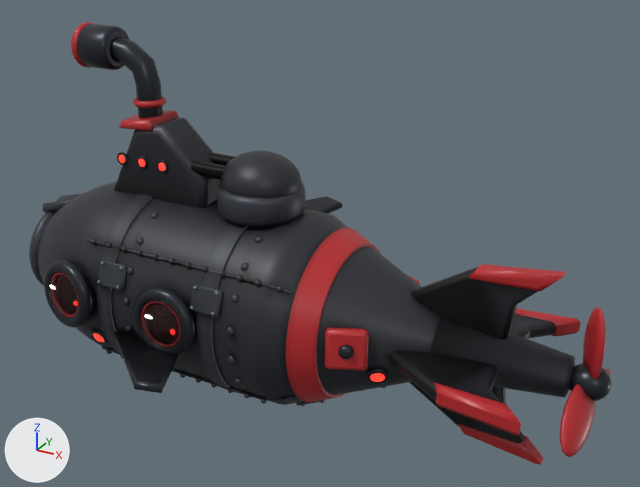
The glTF model models-src/enemy_gunner.glb, before and after one commit.
Before and after are seen from a 50 mm lens placed at (3.24, -4.76, 2.9), pointed at (0.57, 0.1, 0.47). Arrows for +X, +Y and +Z are at lower left; the lights stay in place. The first picture is the older version. Where no turn or scale is listed for an object, it has been applied to the vertices. Vertices at exactly the same position are counted once.

The first picture shows 'enemy_gunner_body', 'propeller', 'side_detail', 'turret_guns_mesh'.
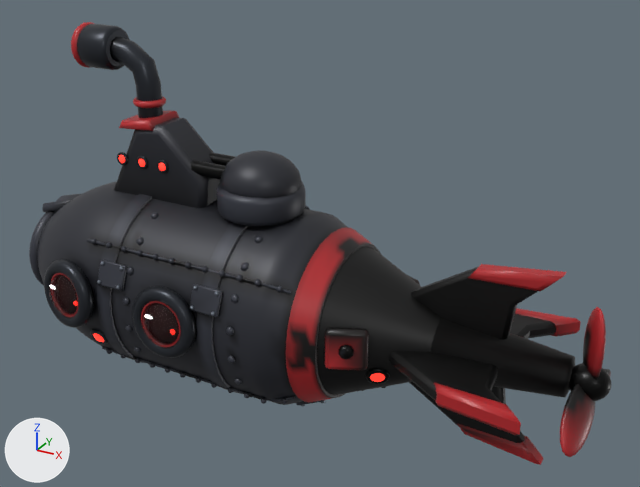
Commit message: Remove the side hydroplanes from the enemy subs

Boxes [x1, y1, x2, y2] around the edits, measured in the pictures (640 x 487 px):
part 1 of me_enemy_gunner_body, deleted: before [306, 196, 342, 213]
part 2 of me_enemy_gunner_body, deleted: before [114, 331, 178, 393]
part 3 of me_enemy_gunner_body, recoloured: [111, 197, 575, 452] in both
part 4 of me_propeller, recoloured: [560, 312, 611, 452] in both

What the commit changed:
me_enemy_gunner_body is used by ob_enemy_gunner_body; location (0.0, 0.0, 0.0).
me_enemy_gunner_body had 13923 vertices, 27224 faces and spanned x -1.98..2.39, y -1.25..1.25, z -0.73..1.82.
me_enemy_gunner_body now has 13875 vertices, 27136 faces and spans x -1.98..2.39, y -0.69..0.69, z -0.73..1.82.
me_enemy_gunner_body part 1: the loose piece of 24 vertices spanning x -0.71..0.18, y 0.62..1.25, z 0.18..0.34 is deleted.
me_enemy_gunner_body part 2: the loose piece of 24 vertices spanning x -0.71..0.18, y -1.25..-0.62, z -0.23..-0.06 is deleted.
me_enemy_gunner_body part 3: 7597 kept faces spanning x -1.94..2.39, y -0.69..0.69, z -0.73..1.53 get new vertex colours.
me_propeller has 800 vertices, 1580 faces and spans x -0.17..0.129, y -0.438..0.438, z -0.277..0.501.
me_propeller is used by ob_propeller; location (2.465, 0.0, 0.0).
me_propeller part 4: 1194 kept faces spanning x -0.122..0.129, y -0.438..0.438, z -0.277..0.501 get new vertex colours.
